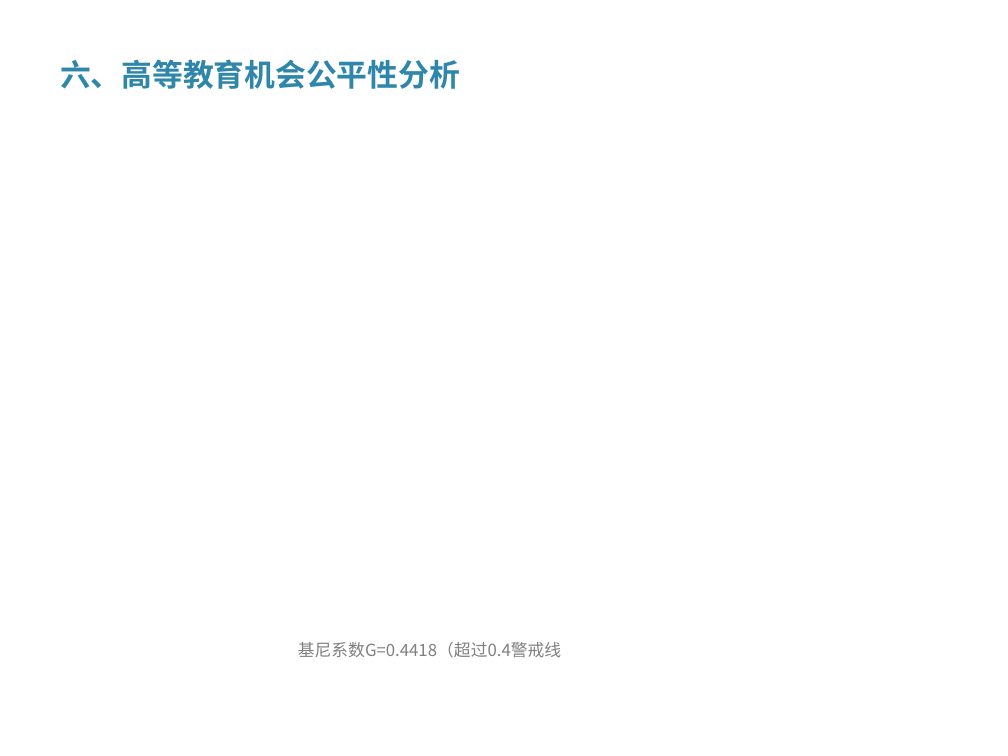
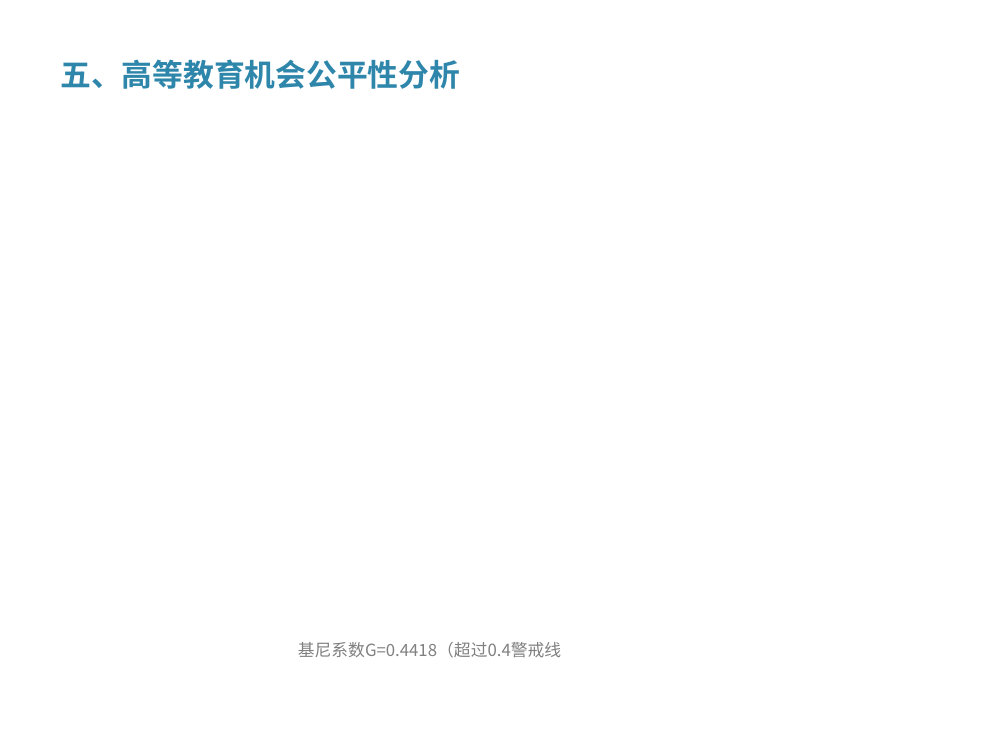
Before and after one commit to Tequlia-Hermit/DaSE-Introduction-, a slide deck: slide 6 of 教育经济分析_期末大作业.pptx. Drawn at 1008x756 pixels with LibreOffice and Linux fonts; fonts in the diff are those of the drawing. Boxes give left, top, right and bottom in pixels: in the first picture for what was removed or moved away, otherwise in the second. Text is boxed around its words. In the diff, an @@ line names an element or a change of style, - is before the commit and + after.

```diff
--- a/教育经济分析_期末大作业.pptx
+++ b/教育经济分析_期末大作业.pptx
@@ text at <box>60,59,460,89</box>: text changed @@
-六、高等教育机会公平性分析
+五、高等教育机会公平性分析
```
Also in this commit, not shown: 7 other slides changed, 7 other files.
